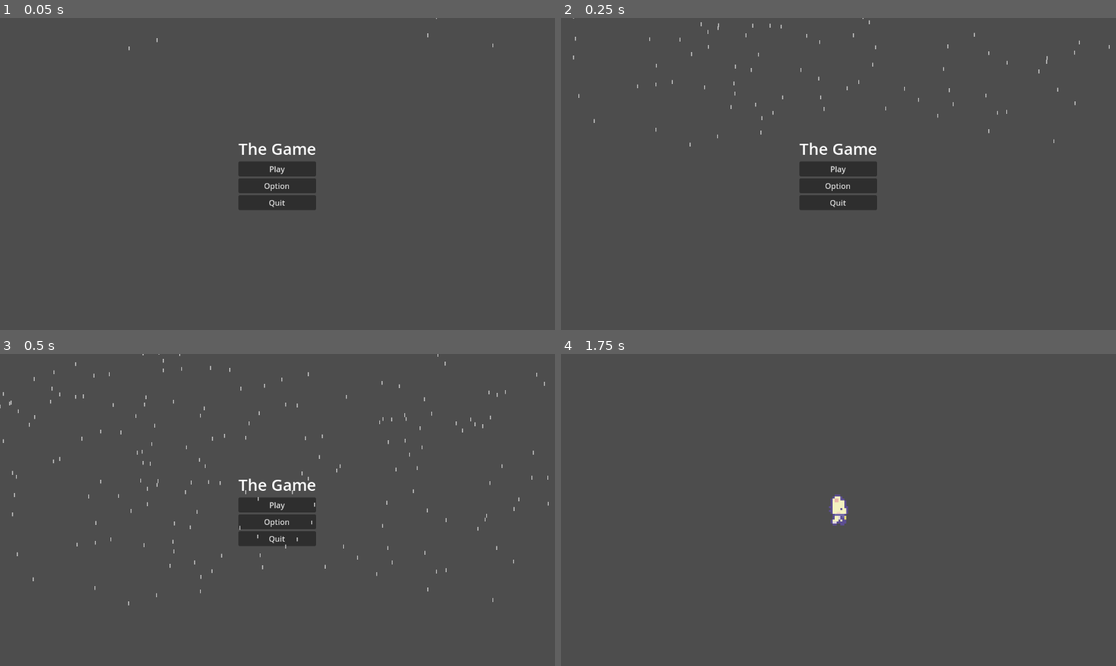
Above: before the commit, frames 1-4 (two rows, left to right).
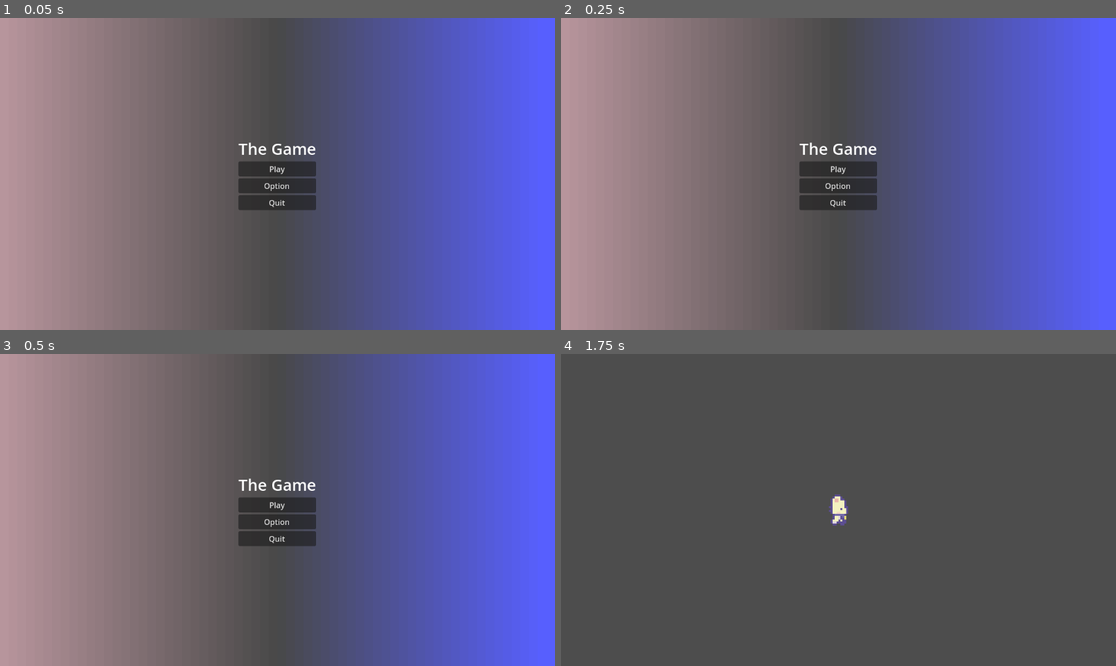
Above: after the commit, the same moments.

Repository: Sun-Cy/Projet3
Game: Godot game, scene res://main_menu.tscn
The game is run twice, just before and just after one commit, with the same random seed, the same clock (stepped at 60 frames per second) and the same inputs.
Inputs (mouse positions are in pixels of both pictures, inside the frame that each line leads up to):
- Up to frame 1 (0.05 s): no input
- Up to frame 2 (0.25 s): no input
- Up to frame 3 (0.5 s): no input
- Up to frame 4 (1.75 s): click "Play" at 0.5 s; tap Enter at 1.25 s; move the mouse to (960, 494) at 1.27 s; hold D (right) from 1.28 s (still down); click (960, 494) at 1.42 s

The runs differ from the first frame. In frame 1, 80% of the frame differs, in the area x 0-100%, y 0-100%; in frame 2, 80%; in frame 3, 80%; in frame 4, nothing differs.

Commit message:
Ajouter un cool background au main menu

Diff:
--- a/main_menu.tscn
+++ b/main_menu.tscn
@@ -1,7 +1,14 @@
-[gd_scene load_steps=5 format=3 uid="uid://bnif2o14mgs3q"]
+[gd_scene load_steps=7 format=3 uid="uid://bnif2o14mgs3q"]
 
 [ext_resource type="Texture2D" uid="uid://baxi3ov4xvmsm" path="res://asset/drop.png" id="1_06t4h"]
 [ext_resource type="Script" uid="uid://dsggpmha6ly60" path="res://main_menu.gd" id="1_7vrkn"]
+
+[sub_resource type="Gradient" id="Gradient_7vrkn"]
+offsets = PackedFloat32Array(0, 0.5, 0.9866667)
+colors = PackedColorArray(0.7209077, 0.5848594, 0.6138071, 1, 0.28485015, 0.28485033, 0.28485027, 1, 0.34393683, 0.37618786, 0.9999811, 1)
+
+[sub_resource type="GradientTexture2D" id="GradientTexture2D_fu7sn"]
+gradient = SubResource("Gradient_7vrkn")
 
 [sub_resource type="LabelSettings" id="LabelSettings_06t4h"]
 font_size = 33
@@ -25,6 +32,15 @@
 grow_horizontal = 2
 grow_vertical = 2
 script = ExtResource("1_7vrkn")
+
+[node name="TextureRect" type="TextureRect" parent="."]
+layout_mode = 1
+anchors_preset = 15
+anchor_right = 1.0
+anchor_bottom = 1.0
+grow_horizontal = 2
+grow_vertical = 2
+texture = SubResource("GradientTexture2D_fu7sn")
 
 [node name="MarginContainer" type="MarginContainer" parent="."]
 layout_mode = 1
@@ -65,6 +81,7 @@
 
 [node name="Rain" type="GPUParticles2D" parent="FXLayer"]
 position = Vector2(582, -14)
+emitting = false
 amount = 600
 texture = ExtResource("1_06t4h")
 trail_lifetime = 0.01
